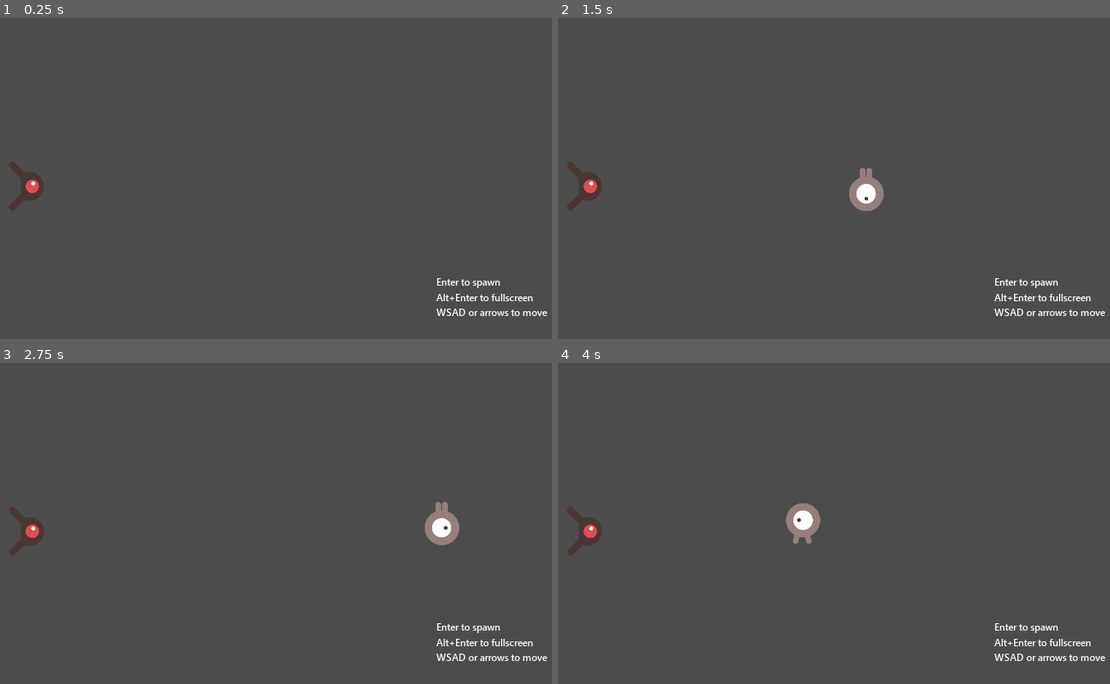
Above: before the commit, frames 1-4 (two rows, left to right).
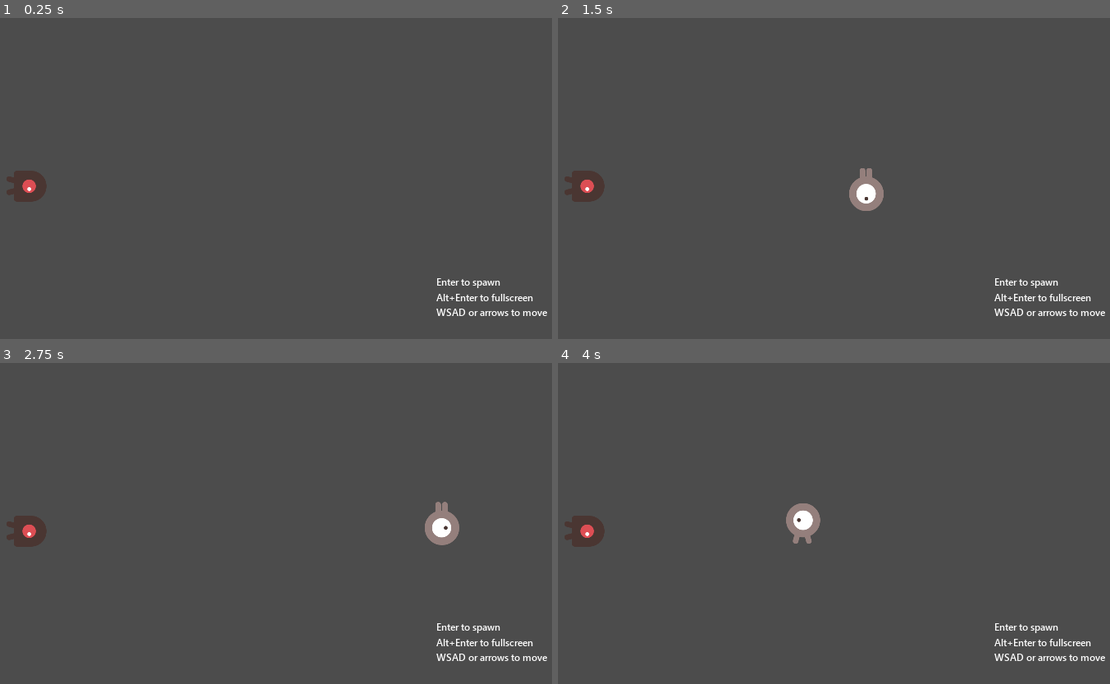
Above: after the commit, the same moments.

Repository: dcheva/v3-02-2d
Game: Godot game, scene res://Scene.tscn
Same seed, same stepped clock (60 frames per second), same inputs: the game is played once before the commit and once after it.
Inputs:
- Up to frame 1 (0.25 s): no input
- Up to frame 2 (1.5 s): tap Enter (enter) at 0.5, 0.6, 1.35 s; hold Right (move_right) 0.53-1.28 s; hold Down (move_down) from 1.28 s (still down)
- Up to frame 3 (2.75 s): release Down (move_down) at 2.03 s; hold Right (move_right) from 2.03 s (still down); tap Enter (enter) at 2.1 s
- Up to frame 4 (4 s): release Right (move_right) at 2.78 s; hold Up (move_up) 2.78-3.53 s; tap Enter (enter) at 2.85, 3.6 s; hold Left (move_left) from 3.53 s (still down)

The runs differ from the first frame. In frame 1, 0.3% of the frame differs, in the area x 1-9%, y 45-61%; in frame 2, 0.3%; in frame 3, 0.3%; in frame 4, 0.3%.

Commit message:
Start ¶The main game scene

Diff:
--- /dev/null
+++ b/Mob.gd
@@ -0,0 +1,13 @@
+extends RigidBody2D
+
+
+func _ready():
+
+	# play the animation and randomly choose one of the three animation types:
+	$AnimatedSprite.playing = true
+	var mob_types = $AnimatedSprite.frames.get_animation_names()
+	$AnimatedSprite.animation = mob_types[randi() % mob_types.size()]
+
+
+func _on_VisibilityNotifier2D_screen_exited():
+	queue_free()
--- a/Mob.tscn
+++ b/Mob.tscn
@@ -6,6 +6,7 @@
 [ext_resource path="res://art/enemySwimming_1.png" type="Texture" id=4]
 [ext_resource path="res://art/enemyFlyingAlt_1.png" type="Texture" id=5]
 [ext_resource path="res://art/enemyFlyingAlt_2.png" type="Texture" id=6]
+[ext_resource path="res://Mob.gd" type="Script" id=7]
 
 [sub_resource type="SpriteFrames" id=2]
 animations = [ {
@@ -31,6 +32,7 @@
 [node name="Mob" type="RigidBody2D"]
 collision_mask = 0
 gravity_scale = 0.0
+script = ExtResource( 7 )
 __meta__ = {
 "_edit_group_": true
 }
@@ -45,3 +47,5 @@
 shape = SubResource( 1 )
 
 [node name="VisibilityNotifier2D" type="VisibilityNotifier2D" parent="."]
+
+[connection signal="screen_exited" from="VisibilityNotifier2D" to="." method="_on_VisibilityNotifier2D_screen_exited"]
Not shown: 1 places in Mob.tscn that only renumber resources
Not shown, changed: README.MD
